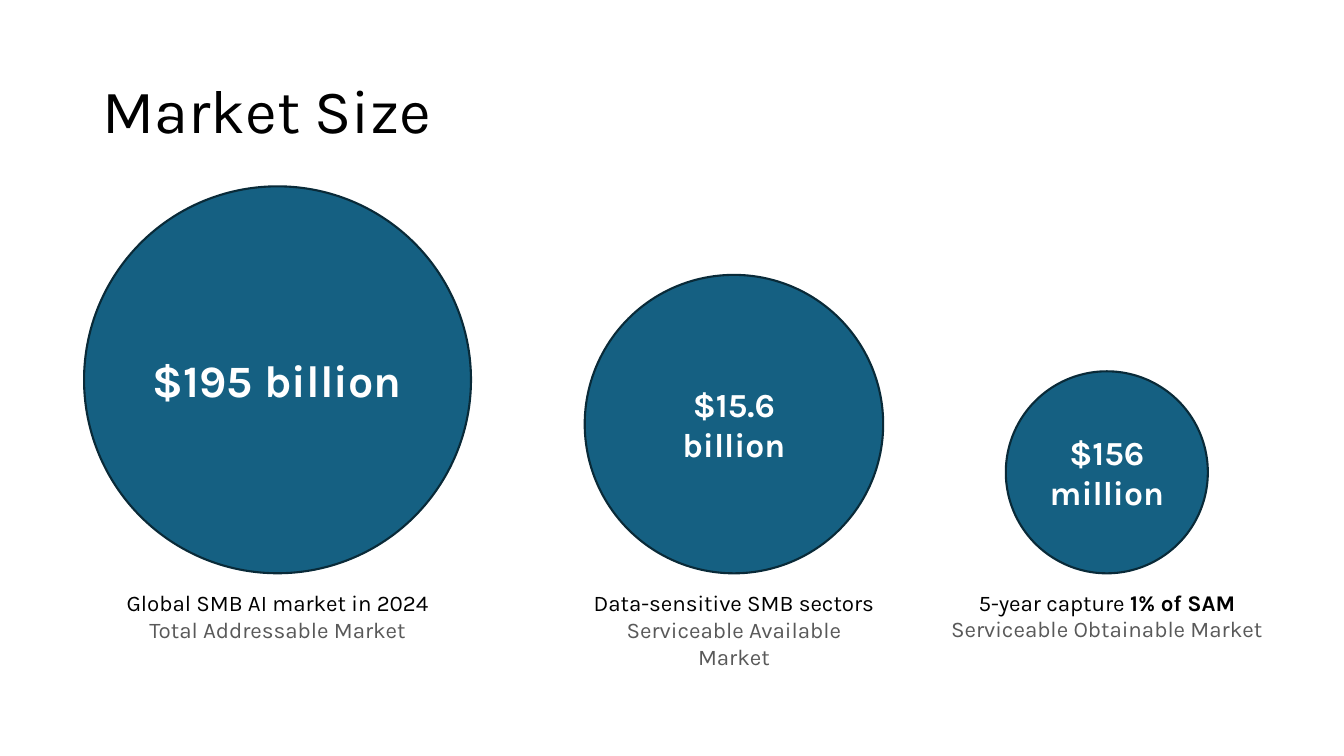
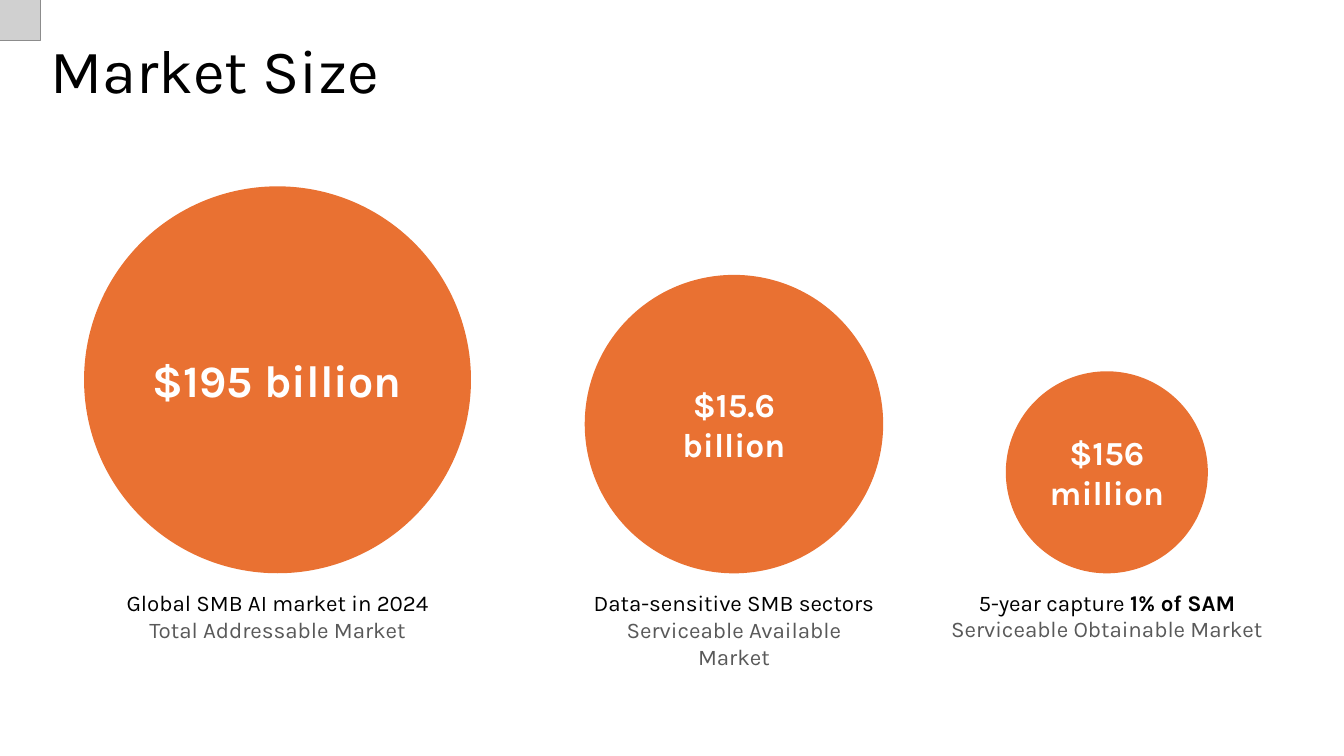
Before and after one commit to GitFarhanS/aib-App, a slide deck: slide 4 of src/assets/deck/Corexa Pitch Deck.pptx. Drawn at 1344x756 pixels with LibreOffice and Linux fonts; fonts in the diff are those of the drawing; grey boxes stand for pictures. Boxes give left, top, right and bottom in pixels: in the first picture for what was removed or moved away, otherwise in the second. Text is boxed around its words. In the diff, an @@ line names an element or a change of style, - is before the commit and + after.

```diff
--- a/src/assets/deck/Corexa Pitch Deck.pptx
+++ b/src/assets/deck/Corexa Pitch Deck.pptx
@@ picture added at (0,0,40,40) @@
@@ title "Market Size": place and size @@
-title "Market Size" at (102,90,431,134)
+title "Market Size" at (50,50,379,94)
@@ fill #156082 to #E97132; outline #092A39 1.5 pt to none in 3 elements at (84,187,471,574), (585,275,883,574), (1006,371,1208,573) @@
```
Also in this commit, not shown: 8 other slides changed, 1 other file.
